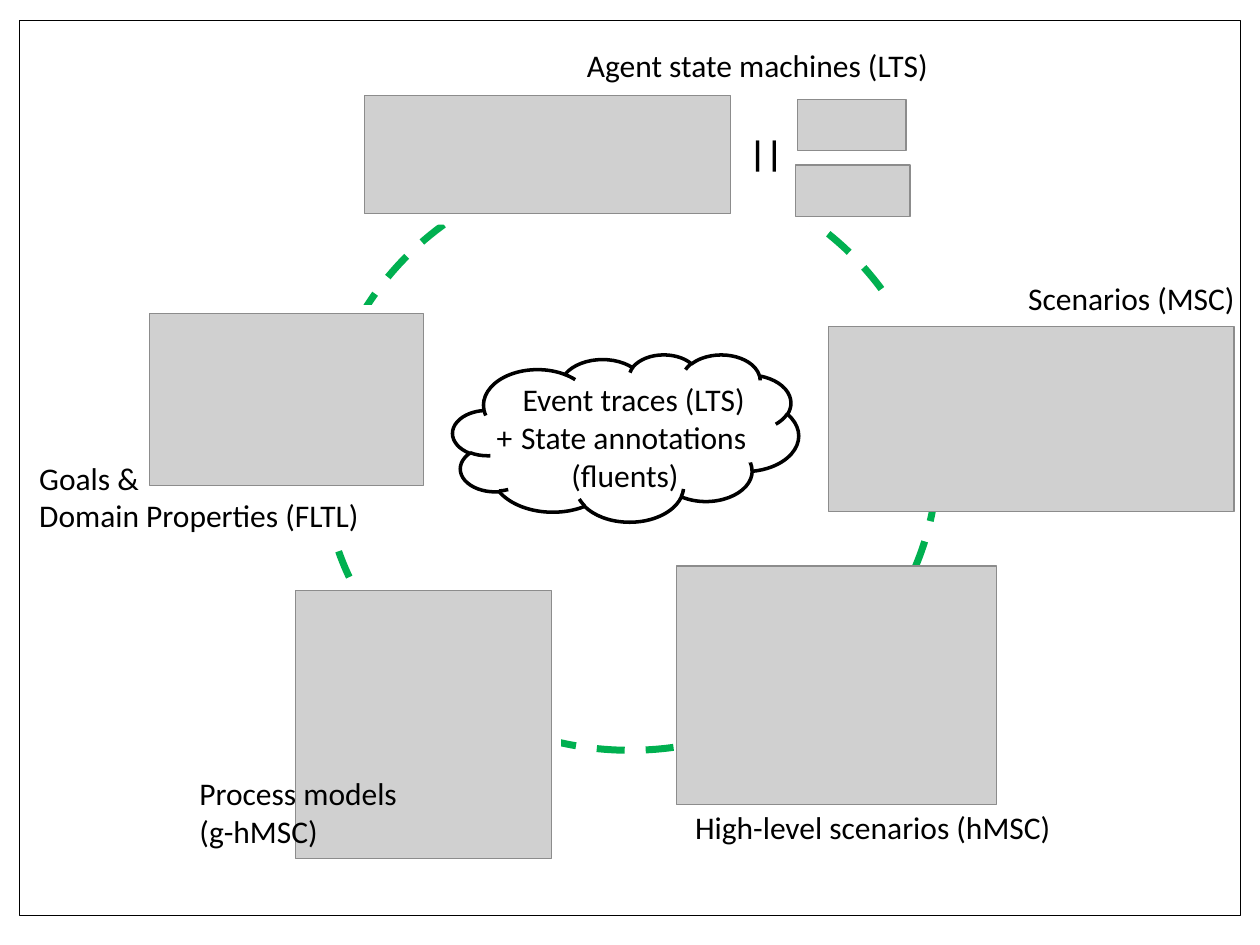
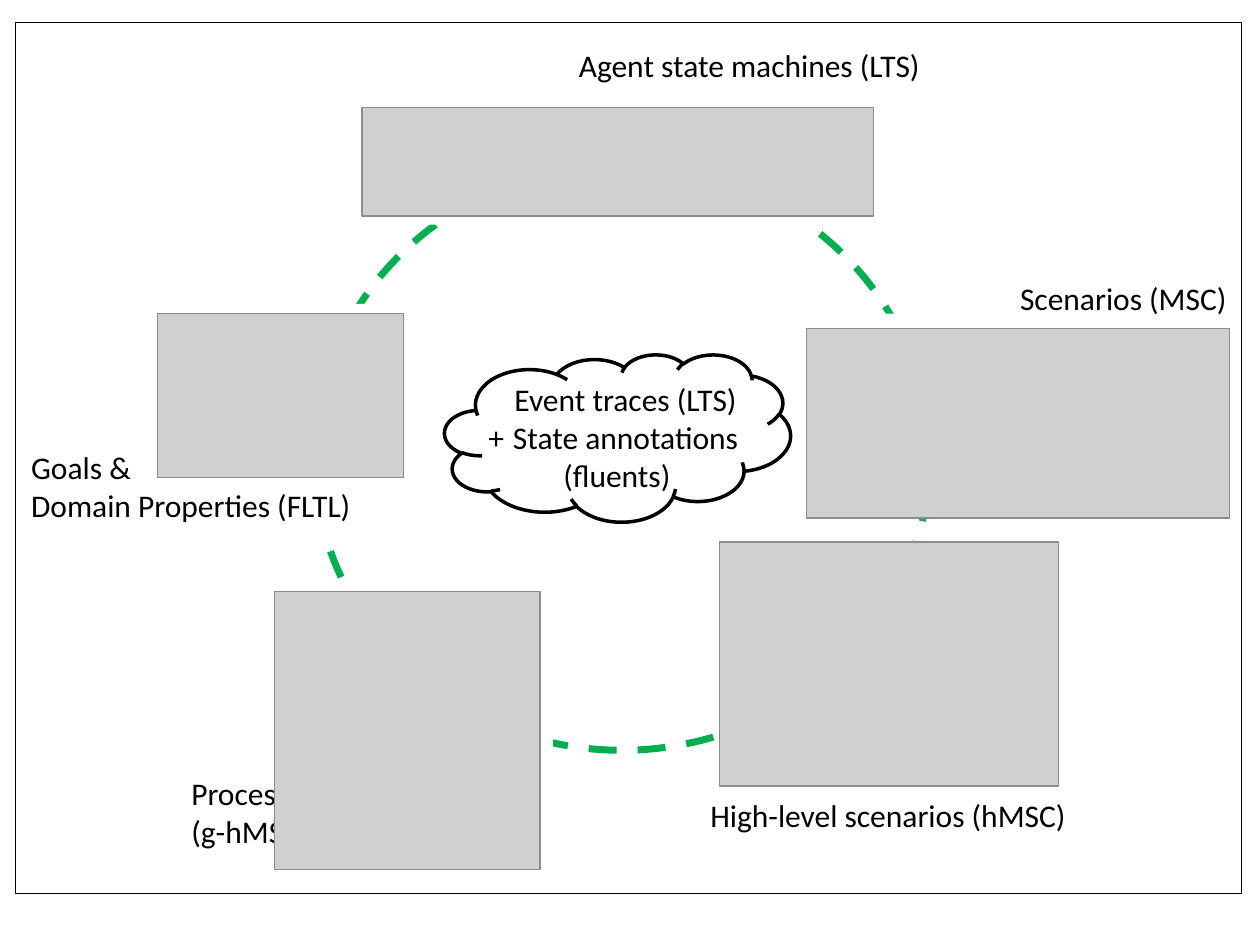
Before and after one commit to blambeau/phd, a slide deck: slide 6 of writing/images/train.pptx. Drawn at 1260x945 pixels with LibreOffice and Linux fonts; fonts in the diff are those of the drawing; grey boxes stand for pictures. Boxes give left, top, right and bottom in pixels: in the first picture for what was removed or moved away, otherwise in the second. Text is boxed around its words. In the diff, an @@ line names an element or a change of style, - is before the commit and + after.

```diff
--- a/writing/images/train.pptx
+++ b/writing/images/train.pptx
@@ rectangle resized from (x1=20, y1=20, x2=1241, y2=916) to (x1=15, y1=21, x2=1241, y2=893) @@
@@ picture resized from (x1=364, y1=96, x2=731, y2=214) to (x1=362, y1=107, x2=873, y2=215) @@
@@ picture removed at (x1=798, y1=100, x2=906, y2=150) @@
@@ text removed at (x1=737, y1=125, x2=796, y2=180) @@
-||
@@ picture removed at (x1=795, y1=165, x2=910, y2=217) @@
@@ picture resized from (x1=150, y1=314, x2=423, y2=486) to (x1=158, y1=314, x2=403, y2=479) @@
@@ rectangle resized from (x1=256, y1=305, x2=433, y2=542) to (x1=248, y1=304, x2=426, y2=537) @@
@@ picture resized from (x1=829, y1=326, x2=1235, y2=512) to (x1=806, y1=329, x2=1230, y2=518) @@
@@ rectangle resized from (x1=816, y1=304, x2=1094, y2=512) to (x1=809, y1=314, x2=1086, y2=512) @@
@@ cloud moved from (x1=452, y1=354, x2=798, y2=522) to (x1=445, y1=354, x2=790, y2=522) @@
@@ 3 texts, 2 rectangles, 1 ellipse, 1 rounded rectangle moved together from (x1=323, y1=54, x2=1234, y2=767) to (x1=314, y1=54, x2=1226, y2=767) @@
@@ text "Goals & Domain Properties (FLTL)" moved from (x1=39, y1=468, x2=358, y2=532) to (x1=31, y1=457, x2=350, y2=522) @@
@@ picture resized from (x1=677, y1=566, x2=997, y2=804) to (x1=719, y1=542, x2=1058, y2=786) @@
@@ picture resized from (x1=295, y1=591, x2=551, y2=859) to (x1=275, y1=591, x2=541, y2=869) @@
@@ text "Process models (g-hMSC)" rewrapped from (x1=199, y1=779, x2=396, y2=850) to (x1=191, y1=779, x2=309, y2=850) @@
@@ text "High-level scenarios (hMSC)" moved from (x1=695, y1=816, x2=1050, y2=845) to (x1=710, y1=804, x2=1066, y2=833) @@
```
Also in this commit, not shown: 5 other slides changed, 1 slide added, 26 other files.
